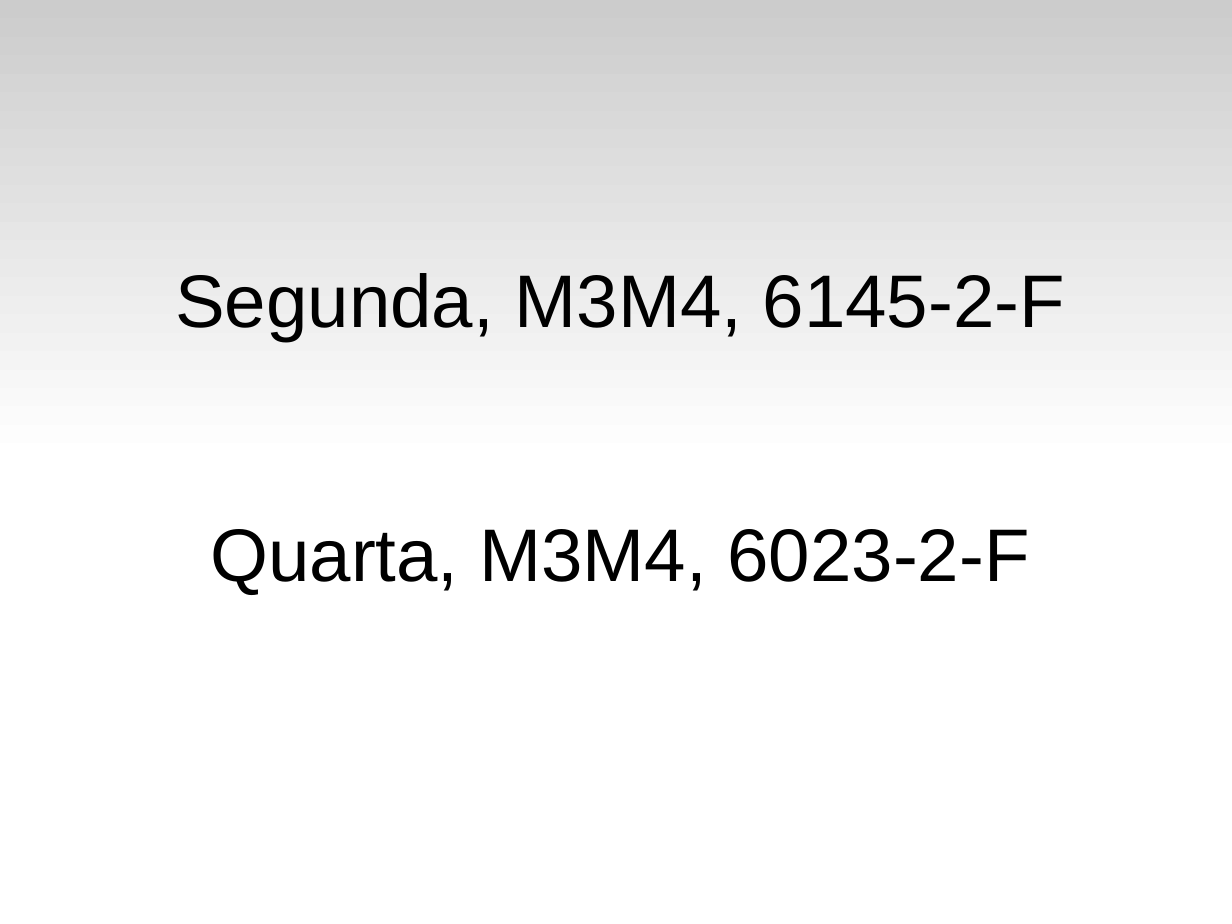
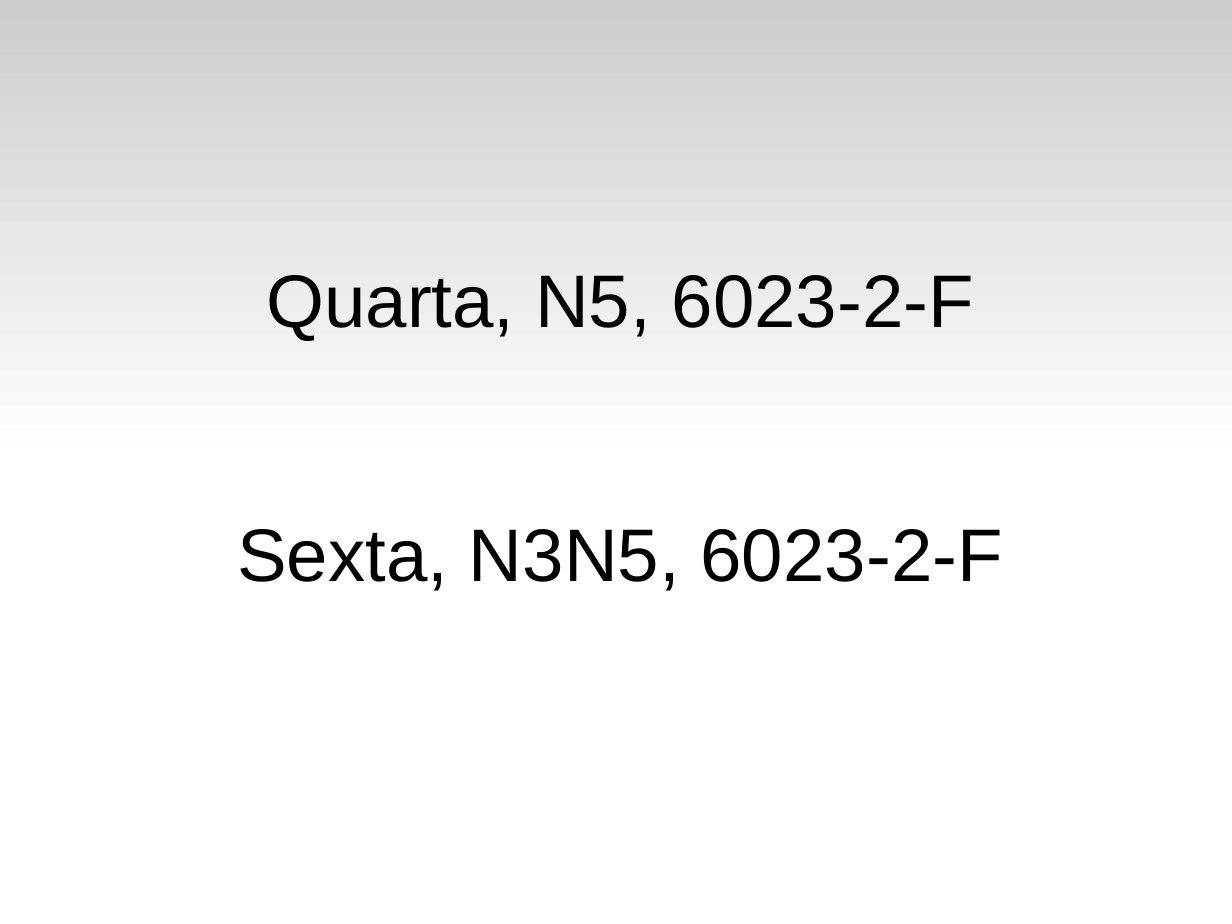
Before and after one commit to fsantanna-uerj/LP1, a slide deck: slide 2 of Slides/lp1-00-intro.odp. Drawn at 1232x924 pixels with LibreOffice and Linux fonts; fonts in the diff are those of the drawing. Boxes give left, top, right and bottom in pixels: in the first picture for what was removed or moved away, otherwise in the second. Text is boxed around its words. In the diff, an @@ line names an element or a change of style, - is before the commit and + after.

```diff
--- a/Slides/lp1-00-intro.odp
+++ b/Slides/lp1-00-intro.odp
@@ subtitle at <box>237,275,1003,591</box>: text changed @@
-Segunda, M3M4, 6145-2-F
-Quarta, M3M4, 6023-2-F
+Quarta, N5, 6023-2-F
+Sexta, N3N5, 6023-2-F
```
Also in this commit, not shown: 8 other slides changed, 1 slide added, 2 slides removed, 3 other files.
